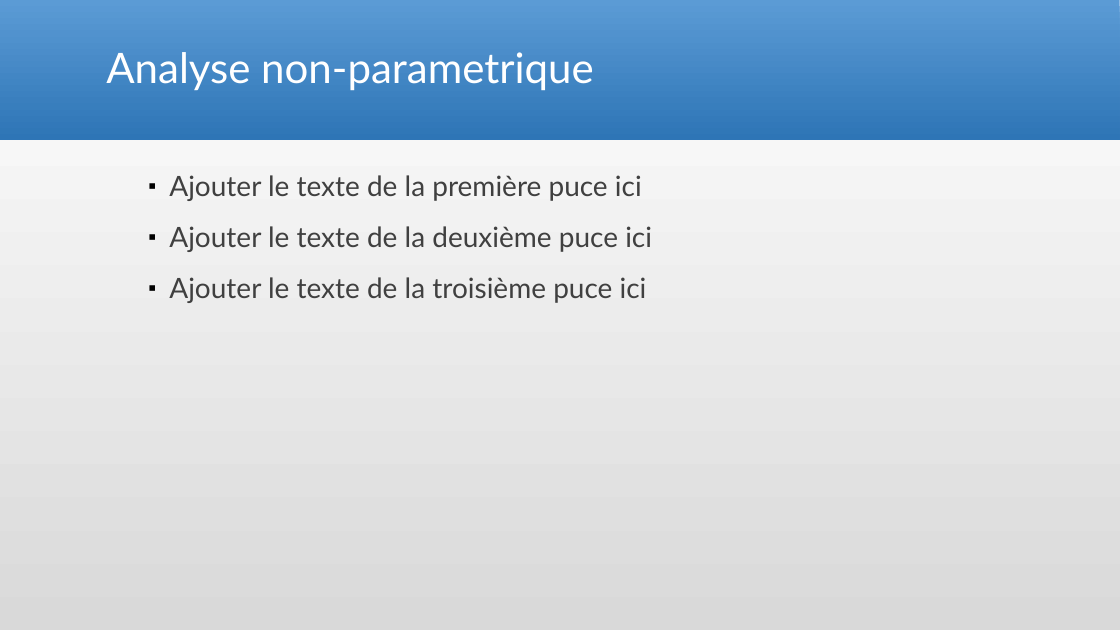
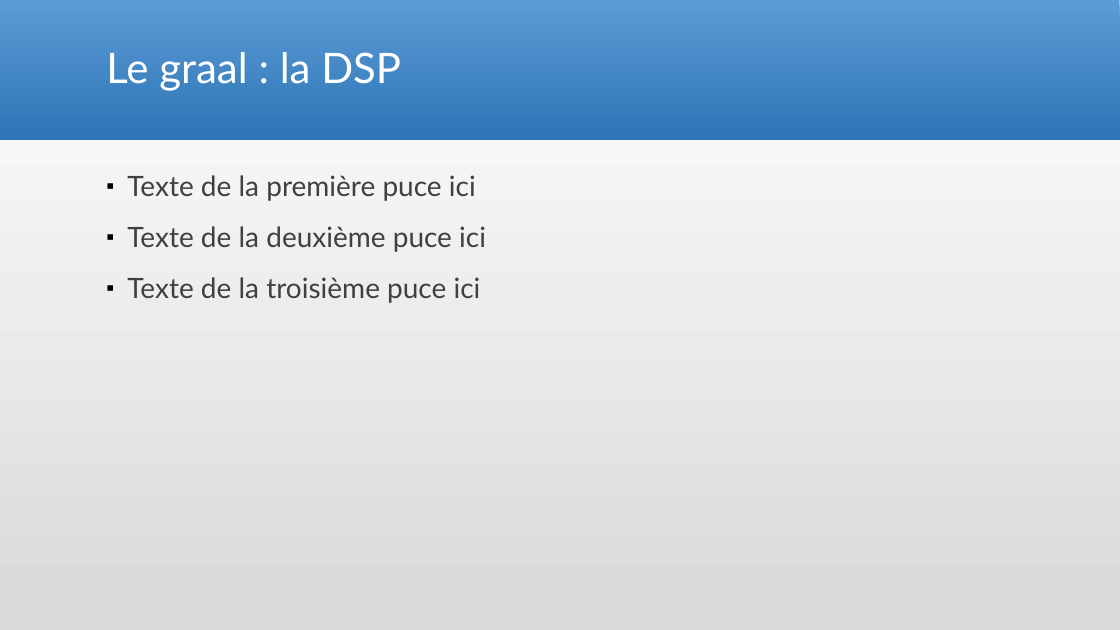
Before and after one commit to Arcyno/analyse_spectrale, a slide deck: slide 6 of Analyse spectrale_etienne.pptx (slide 2 before the commit). Drawn at 1120x630 pixels with LibreOffice and Linux fonts; fonts in the diff are those of the drawing. Boxes give left, top, right and bottom in pixels: in the first picture for what was removed or moved away, otherwise in the second. Text is boxed around its words. In the diff, an @@ line names an element or a change of style, - is before the commit and + after.

```diff
--- a/Analyse spectrale_etienne.pptx
+++ b/Analyse spectrale_etienne.pptx
@@ title at <box>106,52,401,91</box>: text changed @@
-Analyse non-parametrique
+Le graal : la DSP
@@ text at <box>127,175,486,303</box>: text changed @@
-▪ Ajouter le texte de la première puce ici
-▪ Ajouter le texte de la deuxième puce ici
-▪ Ajouter le texte de la troisième puce ici
+▪ Texte de la première puce ici
+▪ Texte de la deuxième puce ici
+▪ Texte de la troisième puce ici
```
Also in this commit, not shown: 2 other slides changed, 5 slides added.
